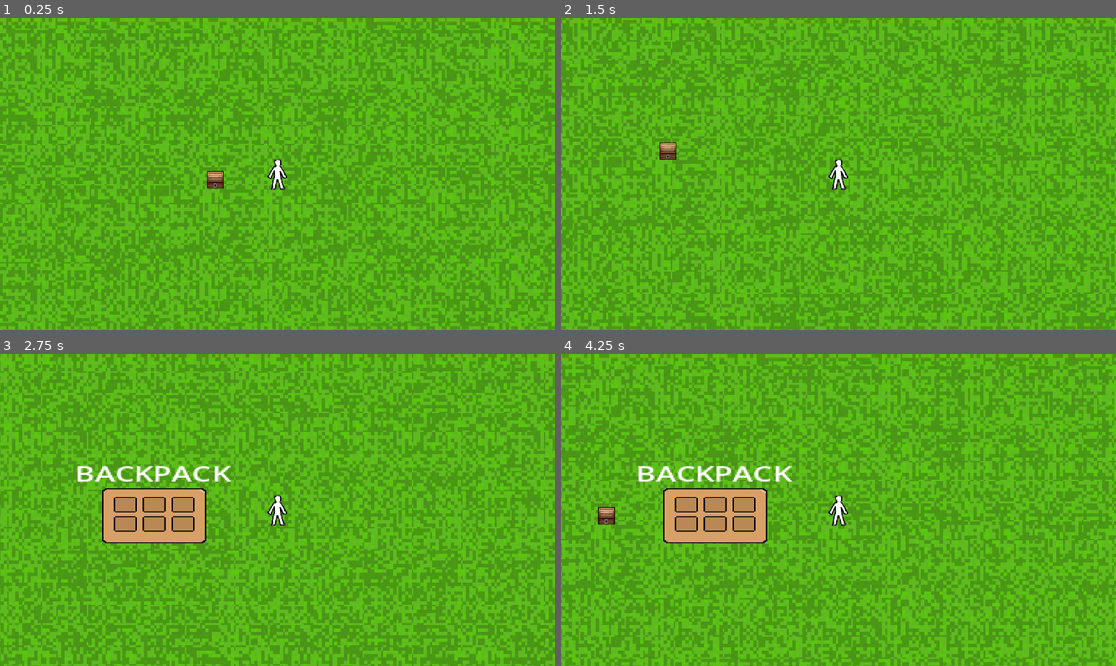
Above: before the commit, frames 1-4 (two rows, left to right).
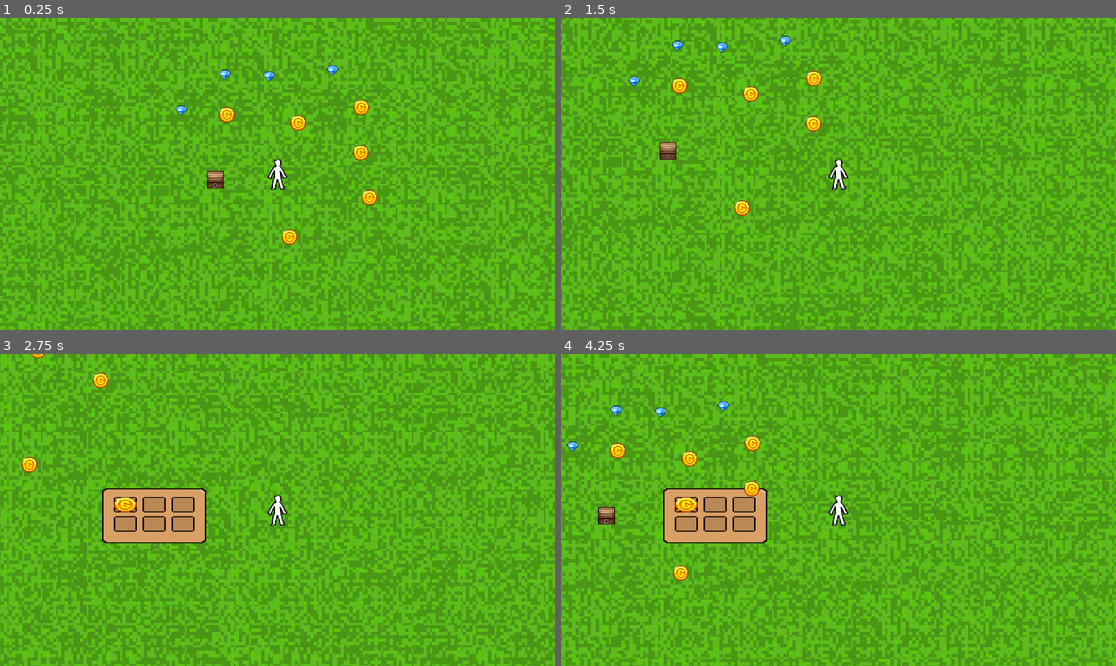
Above: after the commit, the same moments.

Repository: Damian153/puzzle-game
Game: Godot game, scene res://Scene/level1.tscn
Two runs of this game, one before a commit and one after it. Both use one fixed random seed, a clock stepped at 60 frames per second and the inputs below.
Inputs:
- Up to frame 1 (0.25 s): no input
- Up to frame 2 (1.5 s): tap Enter at 0.5 s; hold D (right) 0.53-1.28 s; tap B (inv) at 0.6, 1.35 s; hold S (down) from 1.28 s (still down)
- Up to frame 3 (2.75 s): release S (down) at 2.03 s; hold D (right) from 2.03 s (still down); hold Shift (shift) from 2.03 s (still down); tap B (inv) at 2.3 s
- Up to frame 4 (4.25 s): release D (right) at 2.78 s; release Shift (shift) at 2.78 s; hold W (up) 2.78-3.53 s; tap B (inv) at 2.85, 3.6 s; hold A (left) from 3.53 s (still down)

The runs differ from the first frame. In frame 1, 0.9% of the frame differs, in the area x 31-68%, y 15-73%; in frame 2, 0.8%; in frame 3, 1.2%; in frame 4, 1.7%, in the area x 1-42%, y 15-73%.

Commit message:
inventory update 1.0

Diff:
--- /dev/null
+++ b/puzzle/Scene/Coin.gd
@@ -0,0 +1,12 @@
+extends Node2D
+
+@export var item:InvItem
+var collected = false
+func _on_pickable_area_body_entered(body):
+	if body.has_method("player") and !collected:
+		body.collect(item)
+		collected = true
+
+func _process(delta):
+	if collected == true :
+		visible = false
--- /dev/null
+++ b/puzzle/Scene/Coin.tscn
@@ -0,0 +1,25 @@
+[gd_scene load_steps=5 format=3 uid="uid://cfuug6qn1lpol"]
+
+[ext_resource type="Script" path="res://Scripts/coin.gd" id="1_n5qmn"]
+[ext_resource type="Texture2D" uid="uid://dbbwwr7bgsbl5" path="res://Sprites/Coin.png" id="2_2yia0"]
+[ext_resource type="Resource" uid="uid://c38gkpuko6wtr" path="res://inv/Items/coin.tres" id="2_4ln64"]
+
+[sub_resource type="CircleShape2D" id="CircleShape2D_aiydl"]
+radius = 27.0185
+
+[node name="coin" type="Node2D"]
+script = ExtResource("1_n5qmn")
+item = ExtResource("2_4ln64")
+
+[node name="Coin" type="Sprite2D" parent="."]
+scale = Vector2(2, 2)
+texture = ExtResource("2_2yia0")
+
+[node name="pickable_area" type="Area2D" parent="."]
+scale = Vector2(2, 2)
+
+[node name="CollisionShape2D" type="CollisionShape2D" parent="pickable_area"]
+scale = Vector2(0.5, 0.5)
+shape = SubResource("CircleShape2D_aiydl")
+
+[connection signal="body_entered" from="pickable_area" to="." method="_on_pickable_area_body_entered"]
--- /dev/null
+++ b/puzzle/Scene/gem_collectable.tscn
@@ -0,0 +1,23 @@
+[gd_scene load_steps=5 format=3 uid="uid://0y2ssbylcvjb"]
+
+[ext_resource type="Script" path="res://gem_collectable.gd" id="1_aegtf"]
+[ext_resource type="Texture2D" uid="uid://dasj2eqmheq0h" path="res://Sprites/Gem.png" id="2_b7jhn"]
+[ext_resource type="Resource" uid="uid://bne70vae73ntn" path="res://inv/Items/gem.tres" id="2_uyekc"]
+
+[sub_resource type="CircleShape2D" id="CircleShape2D_s1j0e"]
+radius = 11.0
+
+[node name="gem_collectable" type="StaticBody2D"]
+scale = Vector2(1.5, 1.5)
+script = ExtResource("1_aegtf")
+item = ExtResource("2_uyekc")
+
+[node name="gem" type="Sprite2D" parent="."]
+texture = ExtResource("2_b7jhn")
+
+[node name="interactable_area" type="Area2D" parent="."]
+
+[node name="CollisionShape2D" type="CollisionShape2D" parent="interactable_area"]
+shape = SubResource("CircleShape2D_s1j0e")
+
+[connection signal="body_entered" from="interactable_area" to="." method="_on_interactable_area_body_entered"]
--- a/puzzle/Scene/level1.tscn
+++ b/puzzle/Scene/level1.tscn
@@ -1,10 +1,19 @@
-[gd_scene load_steps=4 format=3 uid="uid://cmkcg6rf683mj"]
+[gd_scene load_steps=7 format=3 uid="uid://cmkcg6rf683mj"]
 
 [ext_resource type="Texture2D" uid="uid://b46u5c2qf2o1y" path="res://Sprites/verde2.png" id="1_onxdf"]
 [ext_resource type="PackedScene" uid="uid://d25kdg30j3grm" path="res://Scene/player.tscn" id="1_rgky6"]
 [ext_resource type="PackedScene" uid="uid://dn6y50gs5stob" path="res://Scene/chest.tscn" id="3_jqlah"]
+[ext_resource type="PackedScene" uid="uid://cfuug6qn1lpol" path="res://Scene/Coin.tscn" id="4_5htjf"]
+[ext_resource type="PackedScene" uid="uid://0y2ssbylcvjb" path="res://Scene/gem_collectable.tscn" id="5_bdjtm"]
 
-[node name="Node2D" type="Node2D"]
+[sub_resource type="GDScript" id="GDScript_41mwx"]
+script/source = "extends Node2D
+
+
+"
+
+[node name="world" type="Node2D"]
+script = SubResource("GDScript_41mwx")
 
 [node name="Verde2" type="Sprite2D" parent="."]
 scale = Vector2(3.515, 3.515)
@@ -16,3 +25,33 @@
 [node name="player" parent="." instance=ExtResource("1_rgky6")]
 y_sort_enabled = true
 position = Vector2(415, 320)
+
+[node name="Node2D" parent="." instance=ExtResource("4_5htjf")]
+position = Vector2(588, 276)
+
+[node name="coin" parent="." instance=ExtResource("4_5htjf")]
+position = Vector2(589, 182)
+
+[node name="coin2" parent="." instance=ExtResource("4_5htjf")]
+position = Vector2(458, 214)
+
+[node name="coin3" parent="." instance=ExtResource("4_5htjf")]
+position = Vector2(606, 369)
+
+[node name="coin4" parent="." instance=ExtResource("4_5htjf")]
+position = Vector2(310, 197)
+
+[node name="coin5" parent="." instance=ExtResource("4_5htjf")]
+position = Vector2(440, 451)
+
+[node name="gem_collectable" parent="." instance=ExtResource("5_bdjtm")]
+position = Vector2(216, 188)
+
+[node name="gem_collectable2" parent="." instance=ExtResource("5_bdjtm")]
+position = Vector2(529, 104)
+
+[node name="gem_collectable3" parent="." instance=ExtResource("5_bdjtm")]
+position = Vector2(398, 117)
+
+[node name="gem_collectable4" parent="." instance=ExtResource("5_bdjtm")]
+position = Vector2(306, 114)
--- /dev/null
+++ b/puzzle/Scripts/coin.gd
@@ -0,0 +1,12 @@
+extends Node2D
+
+@export var item:InvItem
+var collected = false
+func _on_pickable_area_body_entered(body):
+	if body.has_method("player") and !collected:
+		body.collect(item)
+		collected = true
+
+func _process(delta):
+	if collected == true :
+		visible = false
--- a/puzzle/Scripts/global.gd
+++ b/puzzle/Scripts/global.gd
@@ -1,6 +1,7 @@
 extends Node
 
 var run = 3
+var can_collect = false
 func _process(delta):
 	if Input.is_action_just_pressed("esc"):
 		get_tree().quit()
--- a/puzzle/Scripts/player.gd
+++ b/puzzle/Scripts/player.gd
@@ -13,3 +13,9 @@
 		velocity.x = 0
 		velocity.y = 0
 	move_and_slide()
+
+func player():
+	pass
+
+func collect(item):
+	inv.insert(item)
--- /dev/null
+++ b/puzzle/gem_collectable.gd
@@ -0,0 +1,15 @@
+extends StaticBody2D
+
+@export var item : InvItem
+var player = null
+
+func _on_interactable_area_body_entered(body):
+	if body.has_method("player"):
+		player = body
+		playercollect()
+		await get_tree().create_timer(0,1).timeout
+		self.queue_free()
+
+
+func playercollect():
+	player.collect(item)
--- a/puzzle/inv/Inv_UI.gd
+++ b/puzzle/inv/Inv_UI.gd
@@ -1,9 +1,18 @@
 extends Control
+
+@onready var inv: Inv = preload("res://inv/playerinv.tres")
+@onready var slots: Array = $NinePatchRect/GridContainer.get_children()
 
 var is_open = false
 
 func _ready():
+	inv.update.connect(update_slots)
+	update_slots()
 	close()
+
+func update_slots():
+	for i in range(min(inv.slots.size(), slots.size())):
+		slots[i].update(inv.slots[i])
 
 func _process(delta):
 	if Input.is_action_just_pressed("inv"):
--- /dev/null
+++ b/puzzle/inv/Inv_slot.gd
@@ -0,0 +1,6 @@
+extends Resource
+
+class_name InvSlot
+
+@export var item: InvItem
+@export var amount: int
--- /dev/null
+++ b/puzzle/inv/Items/coin.tres
@@ -0,0 +1,9 @@
+[gd_resource type="Resource" script_class="InvItem" load_steps=3 format=3 uid="uid://c38gkpuko6wtr"]
+
+[ext_resource type="Script" path="res://inv/inventory_item.gd" id="1_b77e2"]
+[ext_resource type="Texture2D" uid="uid://dbbwwr7bgsbl5" path="res://Sprites/Coin.png" id="2_56c4f"]
+
+[resource]
+script = ExtResource("1_b77e2")
+name = "coin"
+texture = ExtResource("2_56c4f")
--- /dev/null
+++ b/puzzle/inv/Items/gem.tres
@@ -0,0 +1,9 @@
+[gd_resource type="Resource" script_class="InvItem" load_steps=3 format=3 uid="uid://bne70vae73ntn"]
+
+[ext_resource type="Script" path="res://inv/inventory_item.gd" id="1_orkuj"]
+[ext_resource type="Texture2D" uid="uid://dasj2eqmheq0h" path="res://Sprites/Gem.png" id="2_h3ty5"]
+
+[resource]
+script = ExtResource("1_orkuj")
+name = "gem"
+texture = ExtResource("2_h3ty5")
--- a/puzzle/inv/inv_ui.tscn
+++ b/puzzle/inv/inv_ui.tscn
@@ -55,11 +55,3 @@
 
 [node name="Inv_UI_slot6" parent="NinePatchRect/GridContainer" instance=ExtResource("3_80pd0")]
 layout_mode = 2
-
-[node name="Label" type="Label" parent="."]
-layout_mode = 0
-offset_left = -19.0
-offset_top = -30.0
-offset_right = 88.0
-theme_override_font_sizes/font_size = 21
-text = "BACKPACK"
--- /dev/null
+++ b/puzzle/inv/inv_ui_slot.gd
@@ -0,0 +1,15 @@
+extends Panel
+
+@onready var item_visual: Sprite2D = $CenterContainer/Panel/item_display
+@onready var amount_text = $CenterContainer/Panel/amount_text
+
+func update(slot: InvSlot):
+	if !slot.item:
+		item_visual.visible = false
+		amount_text.visible = false
+	else:
+		item_visual.visible = true
+		item_visual.texture = slot.item.texture
+		if slot.amount > 1:
+			amount_text.visible = true
+		amount_text.text = str(slot.amount)
--- a/puzzle/inv/inv_ui_slot.tscn
+++ b/puzzle/inv/inv_ui_slot.tscn
@@ -1,5 +1,6 @@
-[gd_scene load_steps=2 format=3 uid="uid://qjsxoxytep0c"]
+[gd_scene load_steps=3 format=3 uid="uid://qjsxoxytep0c"]
 
+[ext_resource type="Script" path="res://inv/inv_ui_slot.gd" id="1_2kuqs"]
 [ext_resource type="Texture2D" uid="uid://juiwvqywfhdx" path="res://inv/inventory-slot.png" id="1_h2d8h"]
 
 [node name="Inv_UI_slot" type="Panel"]
@@ -7,7 +8,30 @@
 custom_minimum_size = Vector2(16, 16)
 offset_right = 16.0
 offset_bottom = 16.0
+script = ExtResource("1_2kuqs")
 
 [node name="Sprite2D" type="Sprite2D" parent="."]
 texture = ExtResource("1_h2d8h")
 centered = false
+
+[node name="CenterContainer" type="CenterContainer" parent="."]
+custom_minimum_size = Vector2(16, 16)
+layout_mode = 0
+offset_right = 16.0
+offset_bottom = 16.0
+
+[node name="Panel" type="Panel" parent="CenterContainer"]
+layout_mode = 2
+
+[node name="item_display" type="Sprite2D" parent="CenterContainer/Panel"]
+
+[node name="amount_text" type="Label" parent="CenterContainer/Panel"]
+custom_minimum_size = Vector2(19, 23)
+layout_mode = 0
+offset_left = -1.0
+offset_right = 149.0
+offset_bottom = 180.0
+scale = Vector2(0.05, 0.05)
+theme_override_font_sizes/font_size = 121
+text = "99"
+horizontal_alignment = 2
--- a/puzzle/inv/inventory.gd
+++ b/puzzle/inv/inventory.gd
@@ -2,4 +2,17 @@
 
 class_name Inv
 
-@export var items : Array[InvItem]
+signal update
+
+@export var slots : Array[InvSlot]
+
+func insert(item: InvItem):
+	var itemslots = slots.filter(func(slot): return slot.item == item)
+	if !itemslots.is_empty():
+		itemslots[0].amount += 1
+	else:
+		var emptyslots = slots.filter(func(slot): return slot.item == null)
+		if !emptyslots.is_empty():
+			emptyslots[0].item = item
+			emptyslots[0].amount = 1
+	update.emit()
--- a/puzzle/inv/playerinv.tres
+++ b/puzzle/inv/playerinv.tres
@@ -1,8 +1,32 @@
-[gd_resource type="Resource" script_class="Inv" load_steps=3 format=3 uid="uid://2vhvmw2jqlmk"]
+[gd_resource type="Resource" script_class="Inv" load_steps=9 format=3 uid="uid://2vhvmw2jqlmk"]
 
-[ext_resource type="Resource" uid="uid://fcu7116qqebm" path="res://inv/Items/red_key.tres" id="1_v5cxr"]
 [ext_resource type="Script" path="res://inv/inventory.gd" id="2_0r2th"]
+[ext_resource type="Script" path="res://inv/Inv_slot.gd" id="2_8ty0y"]
+
+[sub_resource type="Resource" id="Resource_m6ose"]
+script = ExtResource("2_8ty0y")
+amount = 0
+
+[sub_resource type="Resource" id="Resource_knq06"]
+script = ExtResource("2_8ty0y")
+amount = 0
+
+[sub_resource type="Resource" id="Resource_6bhvk"]
+script = ExtResource("2_8ty0y")
+amount = 0
+
+[sub_resource type="Resource" id="Resource_dhymc"]
+script = ExtResource("2_8ty0y")
+amount = 0
+
+[sub_resource type="Resource" id="Resource_o4k47"]
+script = ExtResource("2_8ty0y")
+amount = 0
+
+[sub_resource type="Resource" id="Resource_ak5m8"]
+script = ExtResource("2_8ty0y")
+amount = 0
 
 [resource]
 script = ExtResource("2_0r2th")
-items = Array[Resource("res://inv/inventory_item.gd")]([ExtResource("1_v5cxr"), null, null, null])
+slots = Array[ExtResource("2_8ty0y")]([SubResource("Resource_m6ose"), SubResource("Resource_knq06"), SubResource("Resource_6bhvk"), SubResource("Resource_dhymc"), SubResource("Resource_o4k47"), SubResource("Resource_ak5m8")])
--- a/puzzle/project.godot
+++ b/puzzle/project.godot
@@ -69,5 +69,6 @@
 [rendering]
 
 textures/canvas_textures/default_texture_filter=3
+renderer/rendering_method="gl_compatibility"
 textures/decals/filter=2
 textures/light_projectors/filter=2
